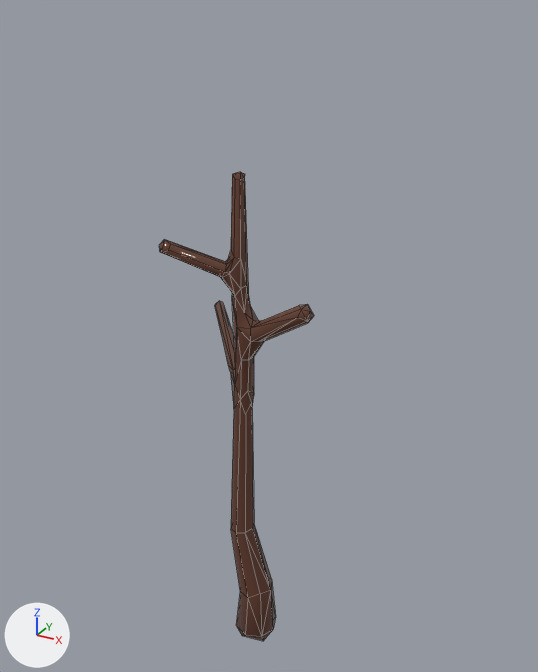
Two versions of the FBX model Assets/fbxStorage/Locations/NewProps/Flora/Tree4.fbx, one commit apart.
Both versions are drawn from a camera (50 mm lens) standing at (8.09, -13.89, 15.71) and looking at (-0.01, 0.82, 8.35). Arrows for +X, +Y and +Z are at lower left; the lights stay in place. Mesh edges are drawn as thin lines.

Names of what the first picture shows: 'Tree4'.
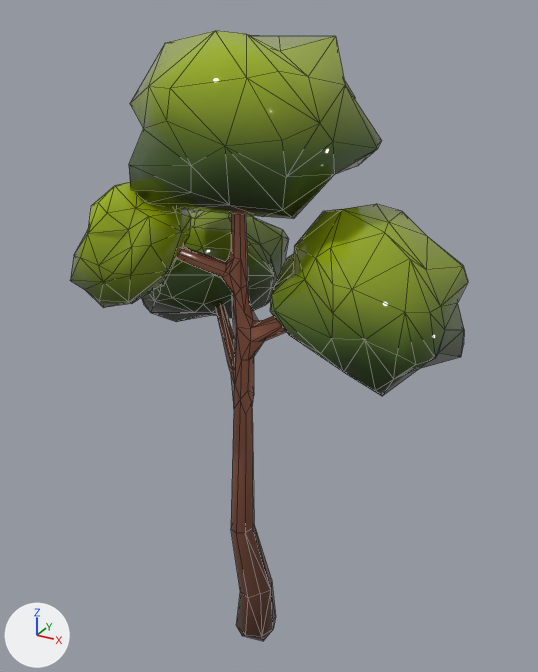
What differs and where, as boxes [x1, y1, x2, y2] in the pictures (538 x 672 px):
'Tree4', reshaped (156% wider, 30% taller)
    before: [159, 172, 314, 641]
    after: [70, 31, 468, 641]
part 1 of me_plane_015, added (green)
    after: [270, 204, 468, 396]
part 2 of me_plane_015, added (green)
    after: [141, 210, 288, 322]
part 3 of me_plane_015, added (green)
    after: [129, 31, 381, 219]
part 4 of me_plane_015, added (green)
    after: [70, 182, 191, 308]
part 5 of me_plane_015, recoloured
    both: [176, 214, 286, 628]

What changed in the scene script:
```text
Add img_tree1_tex_png:
    img_tree1_tex_png = load_image('Tree1_Tex.png', '../../../../Textures/Tree1_Tex.png', 1024, 1024, 'sRGB')
Add mat_tree1_mat:
    mat_tree1_mat = principled_material('Tree1_Mat')
    mat_tree1_mat.texture = img_tree1_tex_png
    mat_tree1_mat.roughness = 0.0
Change me_plane_015:
    used by ob_tree4; location = (0.0, 0.0, 0.0)
    remove me_plane_015.from_pydata(...)  # 123 vertices, 188 faces; spans x -1.8..1.6, y -1.3..1.3, z -0.57..12.49
    add me_plane_015.from_pydata(...)  # 413 vertices, 751 faces; spans x -4.33..4.81, y -2.88..3.82, z -0.57..15.32
    me_plane_015 part 1: a new loose piece of 84 vertices spanning x 0.89..4.81, y -2.03..2.15, z 8.57..12.05, in mat_tree1_mat (picture img_tree1_tex_png)
    me_plane_015 part 2: a new loose piece of 84 vertices spanning x -4.33..-0.33, y -0.32..3.82, z 7.8..11.38, in mat_tree1_mat (picture img_tree1_tex_png)
    me_plane_015 part 3: a new loose piece of 62 vertices spanning x -2.52..2.68, y -2.52..2.58, z 11.48..15.32, in mat_tree1_mat (picture img_tree1_tex_png)
    me_plane_015 part 4: a new loose piece of 60 vertices spanning x -3.29..-0.82, y -2.88..-0.06, z 9.74..12.45, in mat_tree1_mat (picture img_tree1_tex_png)
    me_plane_015 part 5: 188 faces spanning x -1.8..1.6, y -1.3..1.3, z -0.57..12.49 switch from mat_treebark1_mat (brown #643e2f) to mat_tree1_mat (picture img_tree1_tex_png)
```
